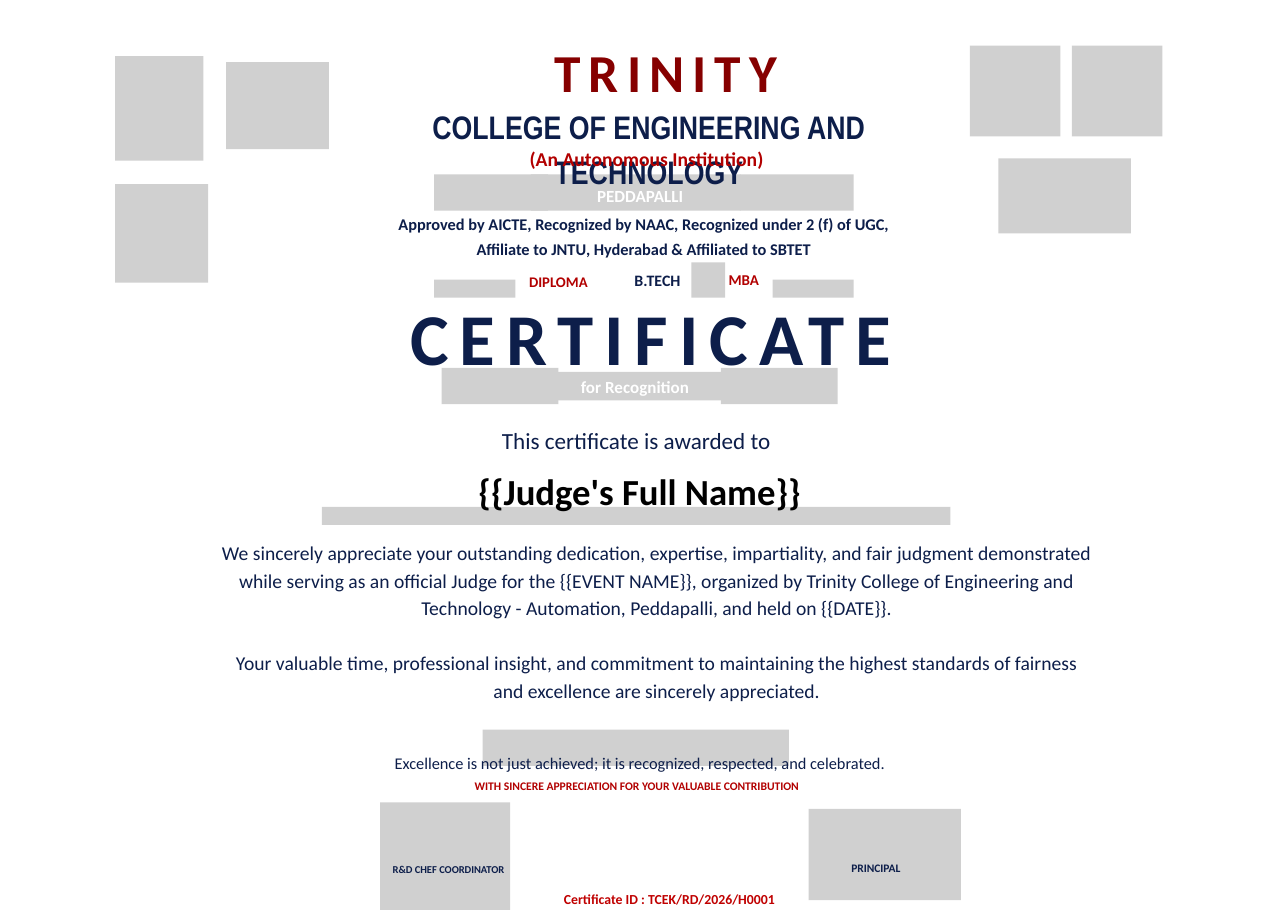
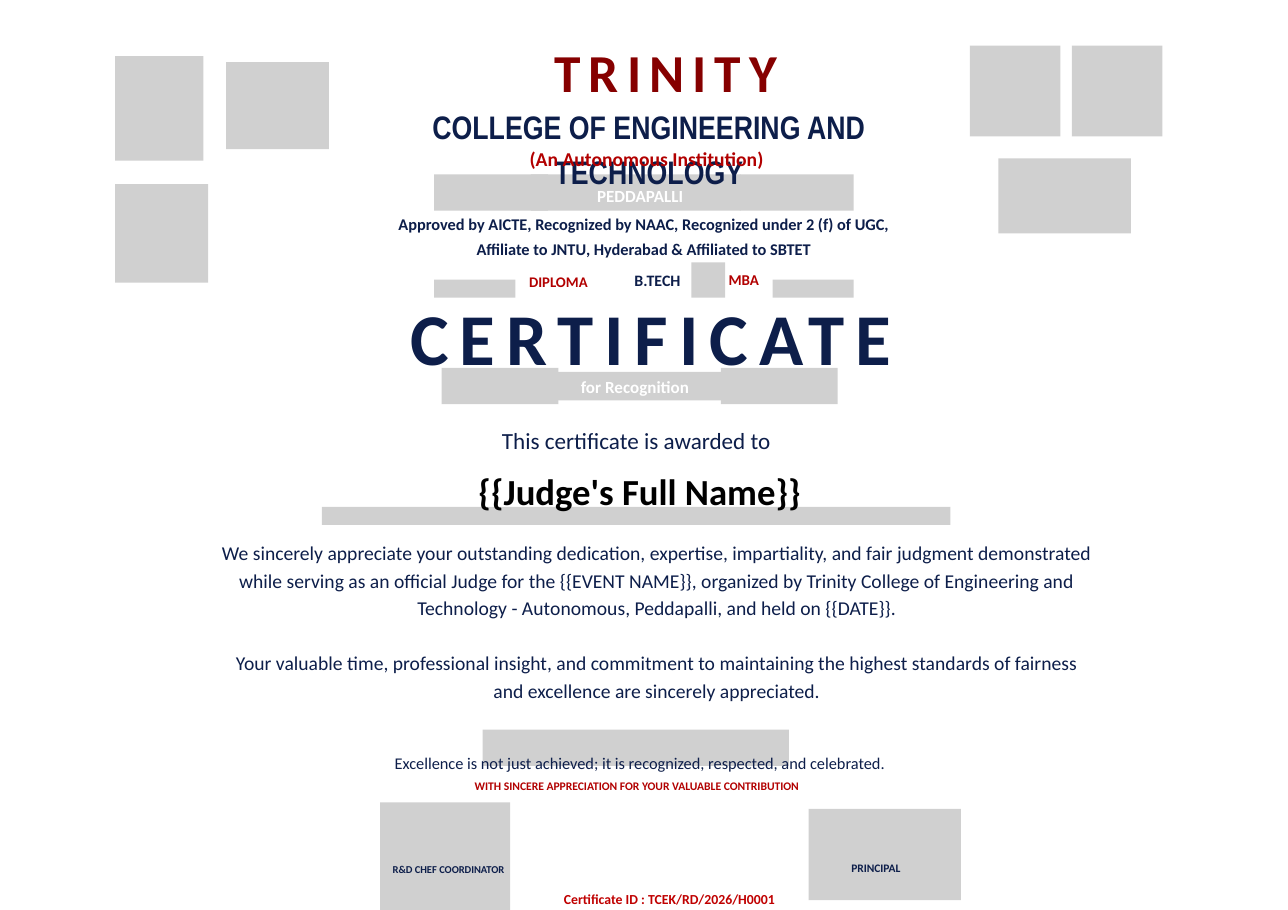
Before and after one commit to saicharan-bhuthkuri/rd, a slide deck: slide 1 of backend/CERTIFICATE_TEMPLATE - Recognition .pptx. Drawn at 1288x910 pixels with LibreOffice and Linux fonts; fonts in the diff are those of the drawing; grey boxes stand for pictures; background and template pictures are left out. Boxes give left, top, right and bottom in pixels: in the first picture for what was removed or moved away, otherwise in the second. Text is boxed around its words. In the diff, an @@ line names an element or a change of style, - is before the commit and + after.

```diff
--- a/backend/CERTIFICATE_TEMPLATE - Recognition .pptx
+++ b/backend/CERTIFICATE_TEMPLATE - Recognition .pptx
@@ text at [222, 546, 1091, 619]: text changed @@
-We sincerely appreciate your outstanding dedication, expertise, impartiality, and fair judgment demonstrated while serving as an official Judge for the {{EVENT NAME}}, organized by Trinity College of Engineering and Technology - Automation, Peddapalli, and held on {{DATE}}.
+We sincerely appreciate your outstanding dedication, expertise, impartiality, and fair judgment demonstrated while serving as an official Judge for the {{EVENT NAME}}, organized by Trinity College of Engineering and Technology - Autonomous, Peddapalli, and held on {{DATE}}.
```
Also in this commit, not shown: 1 other file.
